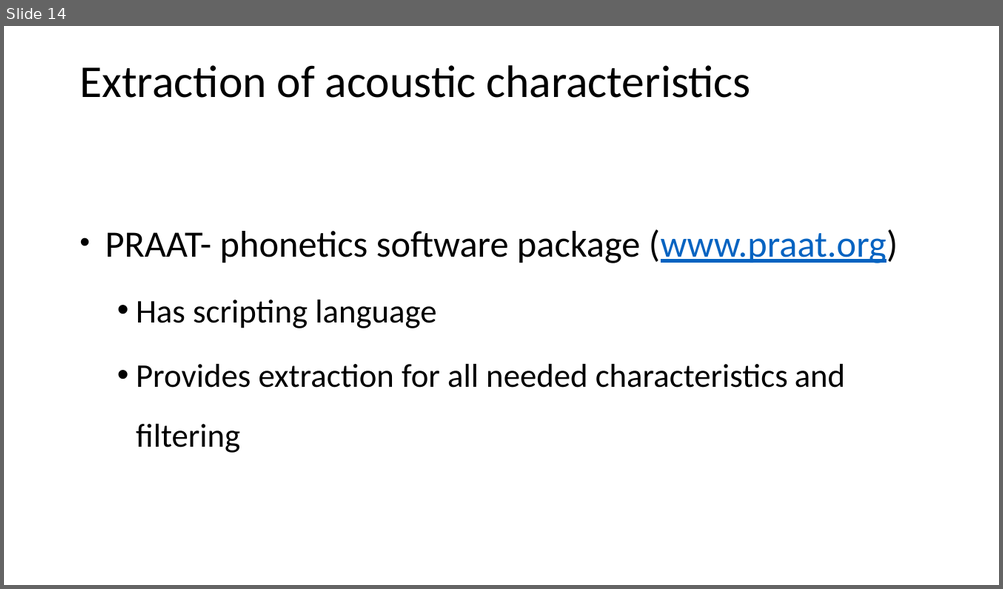
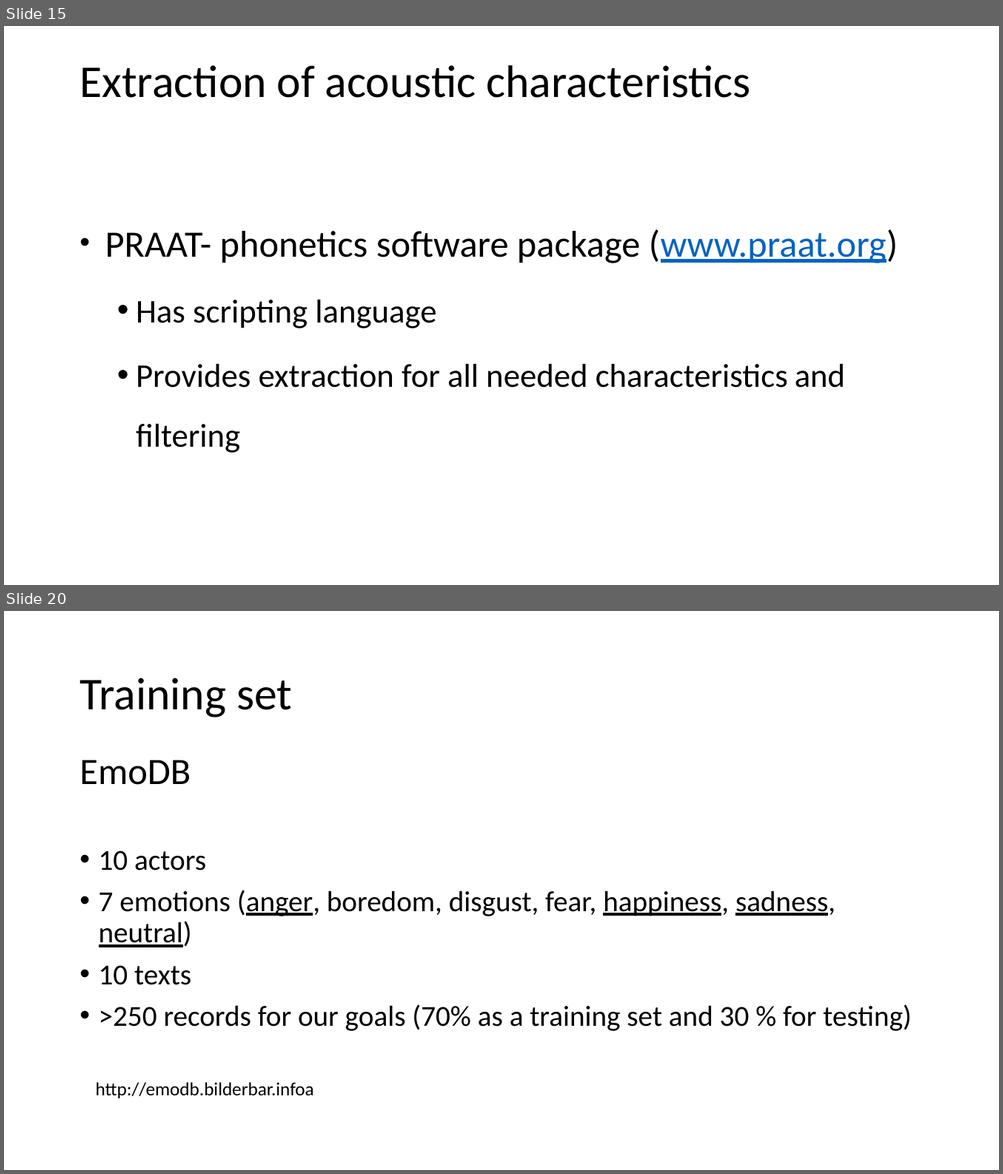
Before and after one commit to aydar-musin/Thesis, a slide deck: Thesis.pptx. Shown one above the other, each under a label of ours: slide 14 before the commit, slides 15 and 20 after it; the slides between them are not shown. The pictures are 1003x589 and 1003x1174 pixels, drawn with LibreOffice and Linux fonts; fonts in the diff are those of the drawing. Boxes give left, top, right and bottom in pixels: in the first picture for what was removed or moved away, otherwise in the second. Text is boxed around its words. In the diff, an @@ line names an element or a change of style, - is before the commit and + after.

```diff
--- a/Thesis.pptx
+++ b/Thesis.pptx
@@ slide 20 added at (4,611,999,1170), background #FFFFFF @@
@@ title added at (79,678,292,718), 44 pt, text #000000 @@
+Training set
@@ text added at (79,760,911,1031), 28 pt, text #000000 @@
+EmoDB
+• 10 actors
+• 7 emotions (anger, boredom, disgust, fear, happiness, sadness, neutral)
+• 10 texts
+• >250 records for our goals (70% as a training set and 30 % for testing)
@@ text added at (96,1082,314,1099), 18 pt, text #000000 @@
+http://emodb.bilderbar.infoa
@@ what was slide 14 is now slide 15 @@
```
Also in this commit, not shown: 14 slides changed, 13 other slides added, 3 slides removed, 30 other files.
